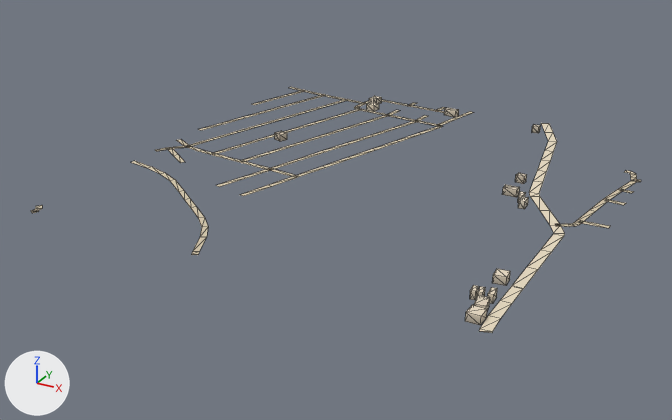
The glTF model public/assets/bengaluru-region-v1/tiles/t24_-26-l1.glb as it was, and as the next commit left it.
Both versions are drawn from a camera (50 mm lens) standing at (12656.0, -13579.0, 363.0) and looking at (12220.0, -12785.0, -34.0). Every picture has the same lights, and +X, +Y and +Z are marked at lower left. The first picture is the older version. Mesh edges are drawn as thin lines.

Before the edit, the objects in view are built like this:
```python
me_building = bpy.data.meshes.new('building')
me_building.from_pydata(...)  # 122 vertices, 153 faces; spans x 95.0..458.0, y 9.0..483.0, z 0.0..8.0
me_building.materials.append(mat_building)
me_ground = bpy.data.meshes.new('ground')
me_ground.from_pydata(...)  # 328 vertices, 276 faces; spans x -3.0..501.0, y -3.0..502.0, z 1.0
me_ground.materials.append(mat_ground)
ob_building = bpy.data.objects.new('building', me_building)
ob_building.location = (12000.0, -13000.0, 0.0)
ob_ground = bpy.data.objects.new('ground', me_ground)
ob_ground.location = (12000.0, -13000.0, 0.0)
```
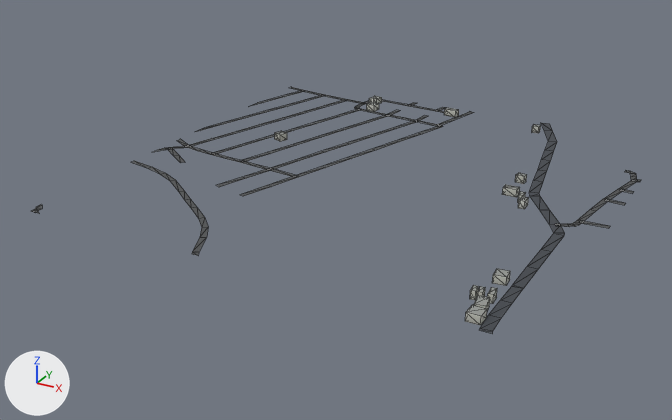
Pixel boxes (x1, y1, x2, y2) of what changed, in the pictures (672 x 420 px; the box of a moved part takes in the faces that stretch with it):
'ground', reshaped: before (31, 87, 641, 333); after (31, 87, 641, 334)
part 1 of me_building, recoloured: (275, 96, 541, 325) in both
part 2 of me_ground, moved or reshaped: before (31, 87, 641, 255); after (31, 87, 641, 256)
part 3 of me_ground, recoloured: (32, 90, 638, 333) in both

Edits to the bpy script that builds the scene:
```text
Change me_building:
    used by ob_building; location = (12000.0, -13000.0, 0.0)
    remove me_building.from_pydata(...)  # 122 vertices, 153 faces; spans x 95.0..458.0, y 9.0..483.0, z 0.0..8.0
    add me_building.from_pydata(...)  # 122 vertices, 184 faces; spans x 95.0..458.0, y 9.0..483.0, z 0.0..8.0
    me_building part 1: 153 kept faces spanning x 95.0..458.0, y 9.0..483.0, z 0.0..8.0 get new vertex colours
    edits to the shape of me_building do not show in these pictures
Change me_ground:
    used by ob_ground; location = (12000.0, -13000.0, 0.0)
    remove me_ground.from_pydata(...)  # 328 vertices, 276 faces; spans x -3.0..501.0, y -3.0..502.0, z 1.0
    add me_ground.from_pydata(...)  # 333 vertices, 281 faces; spans x 0.0..500.0, y 0.0..500.0, z 1.0
    me_ground part 2
    23 vertices are removed from x -3.0..499.0, y -3.0..502.0, z 1.0
    34 faces are deleted
    7 vertices in x 7.0..255.0, y 309.0..501.0, z 1.0 move by (0.0, -1.0, 0.0)
    11 vertices move from x -3.0..501.0, y -1.0..499.0, z 1.0 to x 0.0..500.0, y 0.0..500.0, z 1.0
    28 vertices are added at x 0.0..500.0, y 0.0..500.0, z 1.0
    39 new faces join them
    me_ground part 3: 242 kept faces spanning x 0.0..499.0, y 0.0..500.0, z 1.0 get new vertex colours; the middle colour goes from beige #d7c9ae to dark grey #535556
    other edits to the shape of me_ground do not show in these pictures
```
